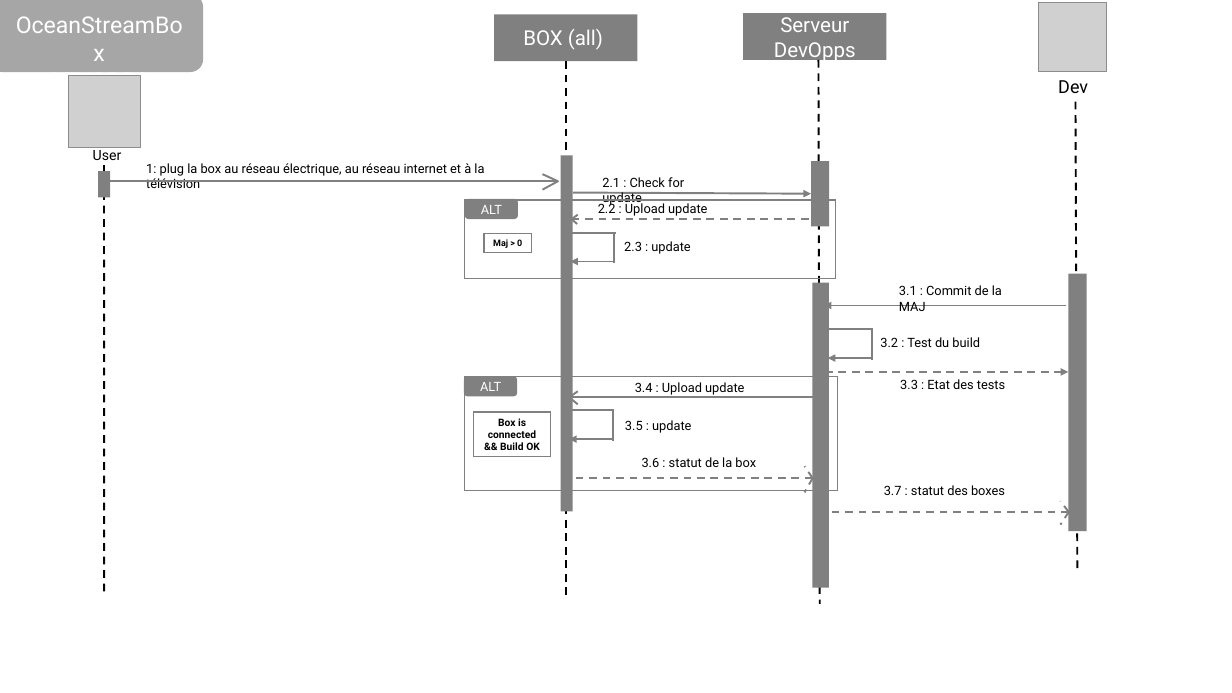
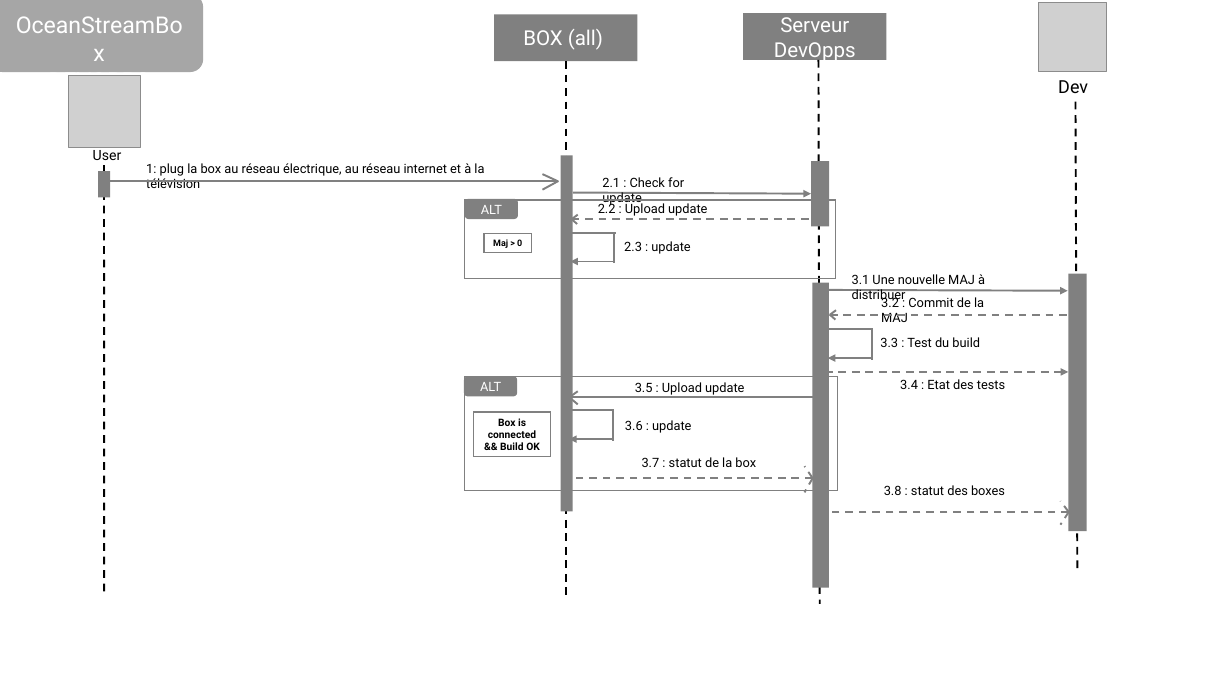
Before and after one commit to OceanStream-X-MiageSorbonne/Boitier, a slide deck: slide 3 of Documentation/Architecture/Modelisation.pptx. Drawn at 1232x693 pixels with LibreOffice and Linux fonts; fonts in the diff are those of the drawing; grey boxes stand for pictures; background and template pictures are left out. Boxes give left, top, right and bottom in pixels: in the first picture for what was removed or moved away, otherwise in the second. Text is boxed around its words. In the diff, an @@ line names an element or a change of style, - is before the commit and + after.

```diff
--- a/Documentation/Architecture/Modelisation.pptx
+++ b/Documentation/Architecture/Modelisation.pptx
@@ arrow moved from (1067, 306) - (824, 306) to (823, 290) - (1068, 291) @@
@@ text added at (x1=852, y1=274, x2=985, y2=303), 10 pt, text #000000 @@
+3.1 Une nouvelle MAJ à distribuer
@@ text at (x1=881, y1=295, x2=984, y2=322): text changed @@
-3.1 : Commit de la MAJ
+3.2 : Commit de la MAJ
@@ line added from (830, 315) to (838, 309), #808080 1.5 pt dashed @@
@@ line added from (830, 314) to (838, 322), #808080 1.5 pt dashed @@
@@ line added from (830, 315) to (1072, 315), #808080 1.5 pt dashed @@
@@ text at (x1=880, y1=337, x2=980, y2=347): text changed @@
-3.2 : Test du build
+3.3 : Test du build
@@ text at (x1=635, y1=382, x2=744, y2=395): text changed @@
-3.4 : Upload update
+3.5 : Upload update
@@ text at (x1=900, y1=379, x2=1005, y2=389): text changed @@
-3.3 : Etat des tests
+3.4 : Etat des tests
@@ text at (x1=625, y1=420, x2=691, y2=433): text changed @@
-3.5 : update
+3.6 : update
@@ text at (x1=642, y1=457, x2=756, y2=467): text changed @@
-3.6 : statut de la box
+3.7 : statut de la box
@@ text at (x1=884, y1=485, x2=1005, y2=495): text changed @@
-3.7 : statut des boxes
+3.8 : statut des boxes
```
Also in this commit, not shown: 1 other slide changed.
